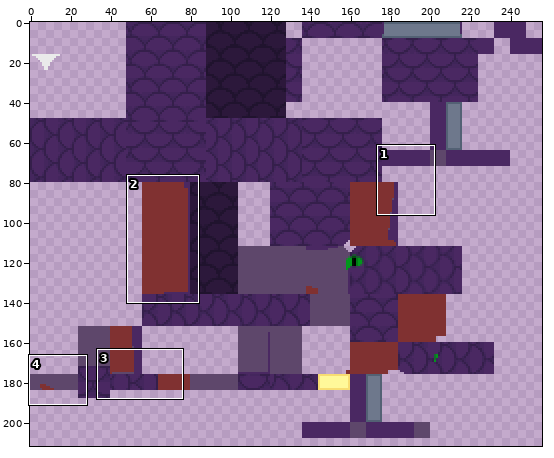
Sprite sheet, stored at src/main/resources/assets/narutomod/textures/snake_purple.png. The picture above shows the old version from afar; the outline marks the close-up.
Close-up. The starting point:
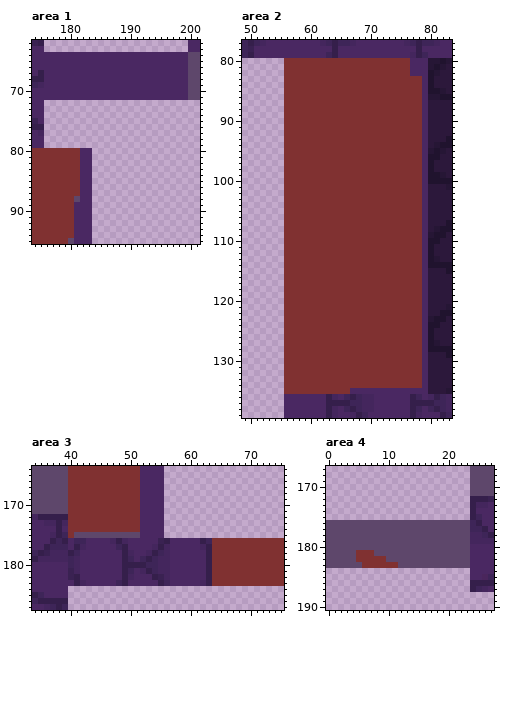
The file is 256x256 pixels. Pixels under 10% opacity are left out. Colours within 5 levels of each other are drawn and written as one. Shown: area 1: x 174..201, y 62..95; area 2: x 49..83, y 77..139; area 3: x 34..75, y 164..187; area 4: x 0..27, y 167..190. The wide view leaves out empty margins. The commit also changed other parts of the picture, which this record leaves out.
The same view after the edit:
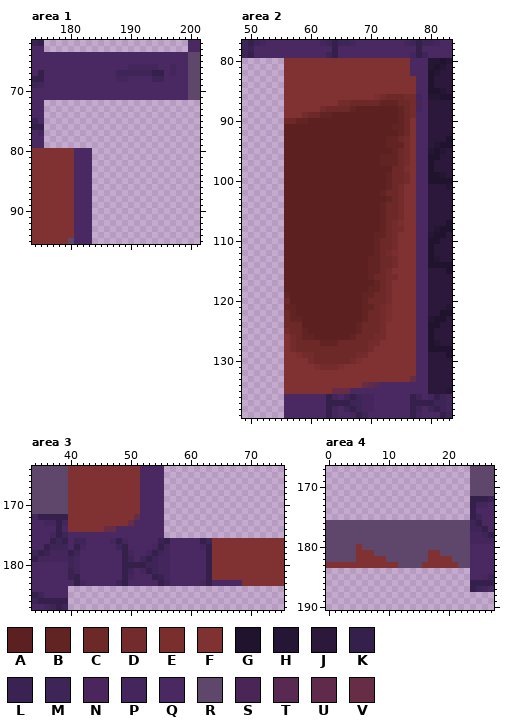
Palette (. is transparent): A #5c2020  B #622323  C #6d2828  D #742b2b  E #7a2e2e  F #803131  G #20132e  H #261635  J #2c183b  K #351f4b  L #3a2252  M #3e2558  N #4a265c  P #44265d  Q #4a2862  R #5e476b  S #4a2656  T #592a51  U #602b4b  V #672d46
The edit:
Changed rows in their new state; - is an unchanged pixel.
Area 1:
first column x 188:
66 --PPPPP--P
67 MMMMMMKK-P
68 PP----MM--
first column x 181:
80 Q
81 Q
82 Q
83 Q
84 Q
85 Q
86 Q
87 Q
88 Q
Area 2:
first column x 56:
 83 ----------------------Q
 84 ----------------------Q
 85 ----------------------Q
 86 ---------------EDCCCDDP
 87 ---------DDCCCCCBBBCCDS
 88 ------DCCCCBAAAAAAABCDP
 89 ---DCCBBAAAAAAAAAAABCDQ
 90 CCBBAAAAAAAAAAAAAAABC-Q
 91 AAAAAAAAAAAAAAAAAABBC-Q
 92 AAAAAAAAAAAAAAAAAAABC-Q
 93 AAAAAAAAAAAAAAAAABBCD-Q
 94 AAAAAAAAAAAAAAAAABBBD-Q
 95 AAAAAAAAAAAAAAAAAABCD-Q
 96 AAAAAAAAAAAAAAAABBBCD-Q
 97 AAAAAAAAAAAAAAAABBBCD-Q
 98 AAAAAAAAAAAAAAAAAACCE-Q
 99 AAAAAAAAAAAAAAAAABCCD-Q
100 AAAAAAAAAAAAAAAAABCCD-Q
101 AAAAAAAAAAAAAAAAABCD--Q
102 AAAAAAAAAAAAAAAABCCD--Q
103 AAAAAAAAAAAAAAAAABCD--Q
104 AAAAAAAAAAAAAAAABCCD--Q
105 AAAAAAAAAAAAAAAABCCD--Q
106 AAAAAAAAAAAAAAAABCCD--Q
107 AAAAAAAAAAAAAAAABCDE--Q
108 AAAAAAAAAAAAAAAABCDD--Q
109 AAAAAAAAAAAAAAABBCD---Q
110 AAAAAAAAAAAAAAABCCD---Q
111 AAAAAAAAAAAAAAABCCD---Q
112 AAAAAAAAAAAAAAABCDE---Q
113 AAAAAAAAAAAAAABBCCD---Q
114 AAAAAAAAAAAAAABBCCD---Q
115 AAAAAAAAAAAAAABBCD----Q
116 AAAAAAAAAAAAAABCCDD---Q
117 AAAAAAAAAAAAAAABCD----Q
118 AAAAAAAAAAAAAABBCD----Q
119 BAAAAAAAAAAAABBCCD----Q
120 CAAAAAAAAAAAABCCCD----Q
121 BBAAAAAAAAAAABBCDE----Q
122 CBAAAAAAAAAAABCCDE----Q
123 CBBAAAAAAAAAABCCDE----Q
124 CCCAAAAAAAAABCCCD-----Q
125 DCCBAAAAAAAABCCCD-----Q
126 -DCBBAAAAAABCCCDD-----Q
127 -DCCCCBBBCCCCCDD------Q
128 -DCCCCCCCCCCCCD-------Q
129 --EDDCCCCCCCDD--------Q
130 ----DCCCCCCDE---------Q
131 -----EDDDE------------Q
132 ----------------------Q
133 ---------------------VQ
134 -------------VUTQQQQQQQ
135 --------VVV------------
Area 3:
first column x 40:
172 -----------V
173 ----------VQ
174 ------VVQQQQ
175 QQQQQQQQQQQQ
first column x 64:
183 QQQQQ
Area 4:
first column x 0:
180 -----F----------------
181 -----------------FF---
182 -----------------FFFF-
183 FFFFFF----------FFFFFF
Pixel boxes of the changes (left, top, right, bottom) in both close-ups:
changed: (116, 64, 176, 82)
changed: (74, 148, 80, 202)
changed: (284, 76, 422, 394)
changed: (68, 514, 140, 538)
changed: (212, 580, 242, 586)
changed: (326, 544, 362, 568)
changed: (422, 550, 458, 568)
